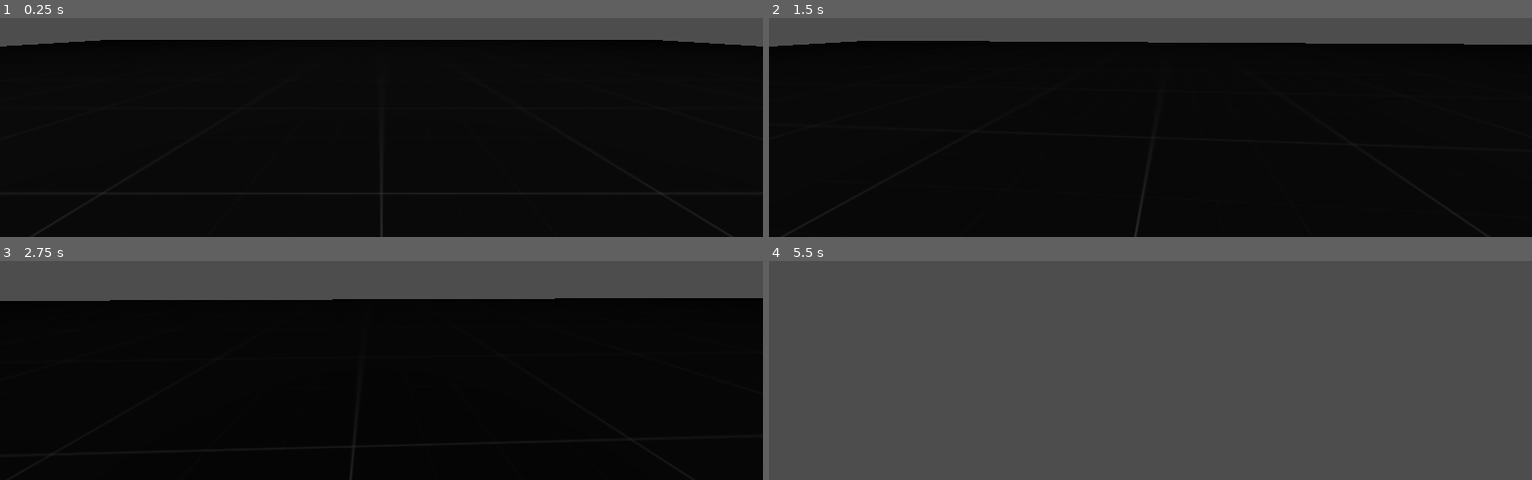
Above: before the commit, frames 1-4 (two rows, left to right).
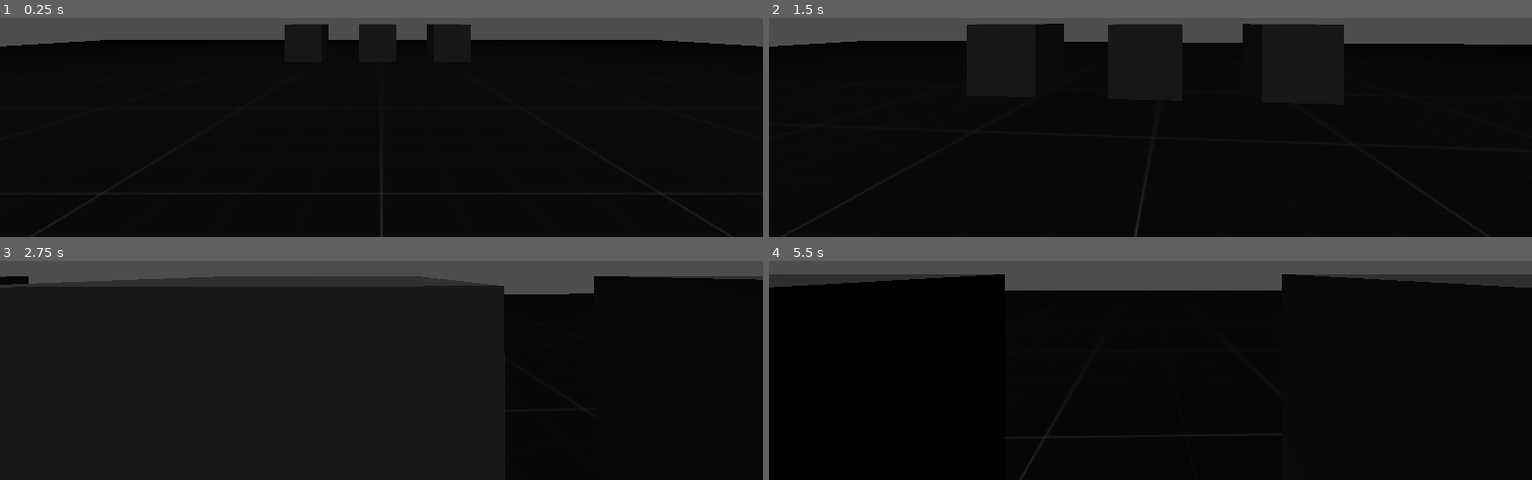
Above: after the commit, the same moments.

Repository: NILBOGtheSavior/no-static
Game: Godot game, scene res://scenes/game.tscn
Two runs of this game, one before a commit and one after it. Both use one fixed random seed, a clock stepped at 60 frames per second and the inputs below.
Inputs (mouse positions are in pixels of both pictures, inside the frame that each line leads up to):
- Up to frame 1 (0.25 s): no input
- Up to frame 2 (1.5 s): tap Enter at 0.5 s; move the mouse to (1188, 22) at 0.52 s; hold W (move_forward) from 0.53 s (still down); move the mouse to (1112, 24) at 1.27 s
- Up to frame 3 (2.75 s): keep holding W (move_forward); move the mouse to (outside the picture) at 2.02 s
- Up to frame 4 (5.5 s): keep holding W (move_forward); move the mouse to (1142, 274) at 2.77 s; move the mouse to (1203, 271) at 3.52 s; move the mouse to (1089, 261) at 4.27 s; move the mouse to (1158, 265) at 5.02 s

The runs differ from the first frame. In frame 1, 1.2% of the frame differs, in the area x 37-62%, y 2-10%; in frame 2, 3.0%; in frame 3, 8.9%; in frame 4, 91%, in the area x 0-100%, y 6-100%.

Commit message:
Added raycasting to player view

Diff:
--- a/project.godot
+++ b/project.godot
@@ -20,6 +20,10 @@
 window/size/viewport_width=1920
 window/size/viewport_height=1080
 window/size/resizable=false
+
+[global_group]
+
+interactable=""
 
 [input]
 
@@ -48,3 +52,9 @@
 "events": [Object(InputEventKey,"resource_local_to_scene":false,"resource_name":"","device":-1,"window_id":0,"alt_press …(195 unchanged characters)…
 ]
 }
+
+[layer_names]
+
+3d_physics/layer_1="player"
+3d_physics/layer_2="objects"
+3d_physics/layer_3="environment"
--- /dev/null
+++ b/scenes/boxy_crt.tscn
@@ -0,0 +1,22 @@
+[gd_scene load_steps=5 format=3 uid="uid://b5x1wy5qvk8he"]
+
+[ext_resource type="Script" uid="uid://sqkno4vgx0wy" path="res://scripts/tv.gd" id="1_yog0n"]
+
+[sub_resource type="BoxShape3D" id="BoxShape3D_t2e77"]
+
+[sub_resource type="StandardMaterial3D" id="StandardMaterial3D_t2e77"]
+albedo_color = Color(0.5890956, 0.5890956, 0.5890956, 1)
+
+[sub_resource type="BoxMesh" id="BoxMesh_yog0n"]
+material = SubResource("StandardMaterial3D_t2e77")
+
+[node name="BoxyCRT" type="StaticBody3D" groups=["interactable"]]
+collision_layer = 3
+collision_mask = 0
+script = ExtResource("1_yog0n")
+
+[node name="CollisionShape3D" type="CollisionShape3D" parent="."]
+shape = SubResource("BoxShape3D_t2e77")
+
+[node name="MeshInstance3D" type="MeshInstance3D" parent="CollisionShape3D"]
+mesh = SubResource("BoxMesh_yog0n")
--- a/scenes/game.tscn
+++ b/scenes/game.tscn
@@ -1,7 +1,8 @@
-[gd_scene load_steps=6 format=3 uid="uid://wp7clojnrted"]
+[gd_scene load_steps=7 format=3 uid="uid://wp7clojnrted"]
 
 [ext_resource type="PackedScene" uid="uid://dyhj74btkdmv4" path="res://scenes/player.tscn" id="1_uwrxv"]
 [ext_resource type="Texture2D" uid="uid://ciyrpspqt4ppy" path="res://assets/textures/grid.png" id="1_yqjtg"]
+[ext_resource type="PackedScene" uid="uid://b5x1wy5qvk8he" path="res://scenes/boxy_crt.tscn" id="3_lnu2h"]
 
 [sub_resource type="WorldBoundaryShape3D" id="WorldBoundaryShape3D_yqjtg"]
 
@@ -20,12 +21,12 @@
 [node name="Ground" type="Node3D" parent="Environment"]
 transform = Transform3D(1, 0, 0, 0, 1, 0, 0, 0, 1, 0, -1, 0)
 
-[node name="Area3D" type="Area3D" parent="Environment/Ground"]
+[node name="StaticBody3D" type="StaticBody3D" parent="Environment/Ground"]
 
-[node name="CollisionShape3D" type="CollisionShape3D" parent="Environment/Ground/Area3D"]
+[node name="CollisionShape3D" type="CollisionShape3D" parent="Environment/Ground/StaticBody3D"]
 shape = SubResource("WorldBoundaryShape3D_yqjtg")
 
-[node name="MeshInstance3D" type="MeshInstance3D" parent="Environment/Ground/Area3D/CollisionShape3D"]
+[node name="MeshInstance3D" type="MeshInstance3D" parent="Environment/Ground/StaticBody3D/CollisionShape3D"]
 transform = Transform3D(1, 0, 0, 0, 1, 0, 0, 0, 1, 0, 1, 0)
 mesh = SubResource("PlaneMesh_lbhrr")
 
@@ -35,3 +36,12 @@
 
 [node name="Player" parent="." instance=ExtResource("1_uwrxv")]
 transform = Transform3D(1, 0, 0, 0, 1, 0, 0, 0, 1, 0, 1, 0)
+
+[node name="BoxyCRT" parent="." instance=ExtResource("3_lnu2h")]
+transform = Transform3D(1, 0, 0, 0, 1, 0, 0, 0, 1, 1.8883917, 1, -8)
+
+[node name="BoxyCRT2" parent="." instance=ExtResource("3_lnu2h")]
+transform = Transform3D(1, 0, 0, 0, 1, 0, 0, 0, 1, -0.11160827, 1, -8)
+
+[node name="BoxyCRT3" parent="." instance=ExtResource("3_lnu2h")]
+transform = Transform3D(1, 0, 0, 0, 1, 0, 0, 0, 1, -2.1116083, 1, -8)
--- a/scenes/player.tscn
+++ b/scenes/player.tscn
@@ -1,16 +1,25 @@
-[gd_scene load_steps=3 format=3 uid="uid://dyhj74btkdmv4"]
+[gd_scene load_steps=4 format=3 uid="uid://dyhj74btkdmv4"]
 
 [ext_resource type="Script" uid="uid://6042vnnph8eq" path="res://scripts/player.gd" id="1_3vyb7"]
 
 [sub_resource type="CapsuleShape3D" id="CapsuleShape3D_sh265"]
 
+[sub_resource type="CapsuleMesh" id="CapsuleMesh_3vyb7"]
+
 [node name="Player" type="CharacterBody3D"]
+collision_mask = 6
 script = ExtResource("1_3vyb7")
 
 [node name="CollisionShape3D" type="CollisionShape3D" parent="."]
 shape = SubResource("CapsuleShape3D_sh265")
 
+[node name="MeshInstance3D" type="MeshInstance3D" parent="CollisionShape3D"]
+mesh = SubResource("CapsuleMesh_3vyb7")
+
 [node name="RotationHelper" type="Node3D" parent="."]
 
 [node name="Camera3D" type="Camera3D" parent="RotationHelper"]
 transform = Transform3D(1, 0, 0, 0, 1, 0, 0, 0, 1, 0, 0.5283706, 0)
+
+[node name="RayCast3D" type="RayCast3D" parent="RotationHelper/Camera3D"]
+target_position = Vector3(0, 0, -2.5)
--- a/scripts/player.gd
+++ b/scripts/player.gd
@@ -10,12 +10,21 @@
 var camera
 var rotation_helper
 
+var raycast
+
 var MOUSE_SENSITIVITY : float = 0.05
 
 func _ready() -> void:
 	camera = $RotationHelper/Camera3D
 	rotation_helper = $RotationHelper
+	raycast = $RotationHelper/Camera3D/RayCast3D
 	Input.set_mouse_mode(Input.MOUSE_MODE_CAPTURED)
+
+func _process(delta: float) -> void:
+	if raycast.is_colliding():
+		var obj = raycast.get_collider()
+		if obj.is_in_group("interactable"):
+			return
 
 func _physics_process(delta: float) -> void:
 	dir = Vector3.ZERO
--- /dev/null
+++ b/scripts/tv.gd
@@ -0,0 +1 @@
+extends StaticBody3D
--- /dev/null
+++ b/shaders/highlight.gdshader
@@ -0,0 +1,23 @@
+shader_type spatial;
+
+uniform float highlight_strength : hint_range(0, 1) = 0.0;
+uniform float time_speed = 2.0;
+
+void vertex() {
+	// Called for every vertex the material is visible on.
+}
+
+void fragment() {
+	// Called for every pixel the material is visible on.
+	vec3 base_color = vec3(1.0); // white base
+    // Simple flicker/noise effect
+    //float flicker = sin(TIME * time_speed * (0.5 + rand(UV))) * 0.1;
+    base_color += highlight_strength;
+
+    ALBEDO = base_color;
+}
+
+//void light() {
+//	// Called for every pixel for every light affecting the material.
+//	// Uncomment to replace the default light processing function with this one.
+//}
Not shown, added: scripts/tv.gd.uid
Not shown, added: shaders/highlight.gdshader.uid
